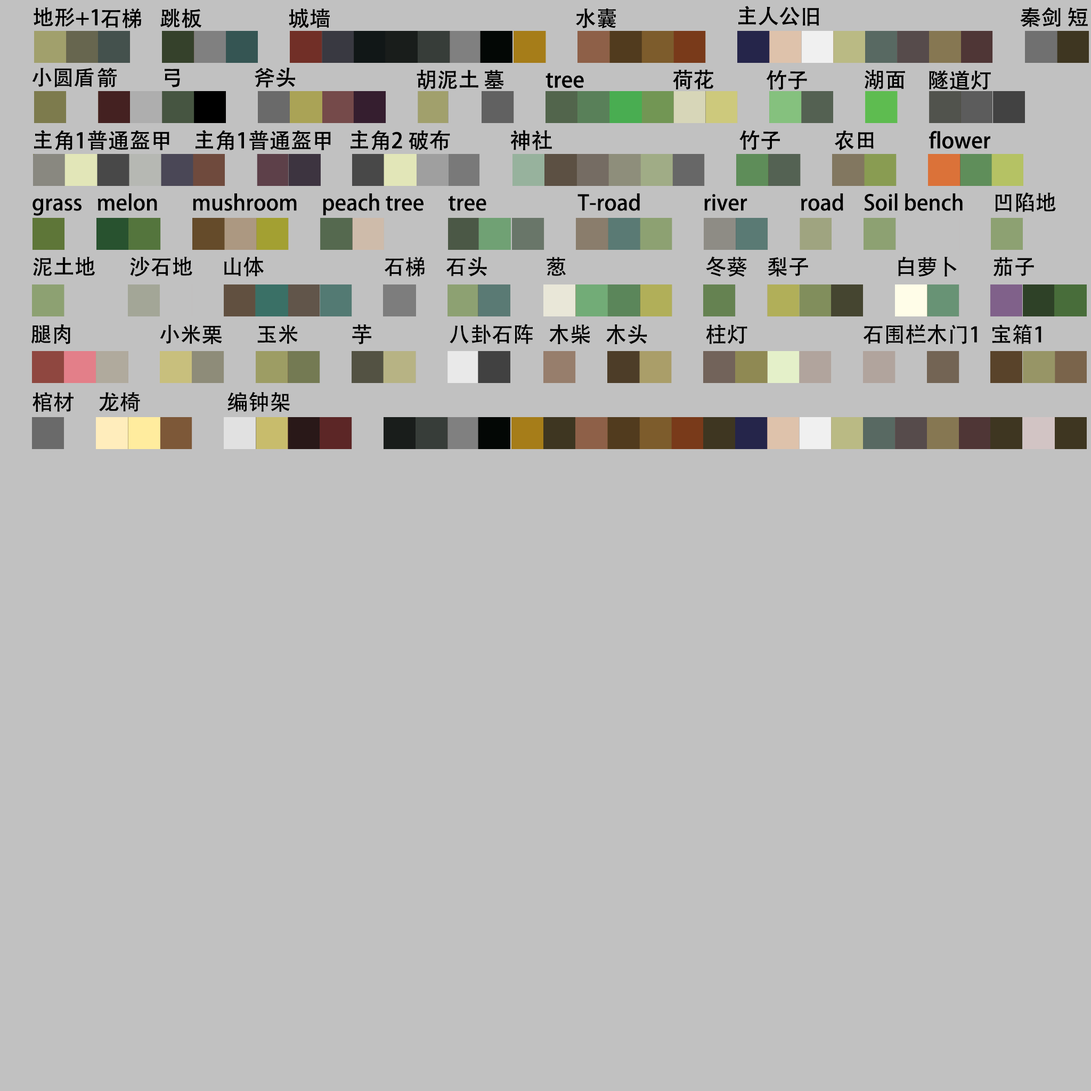
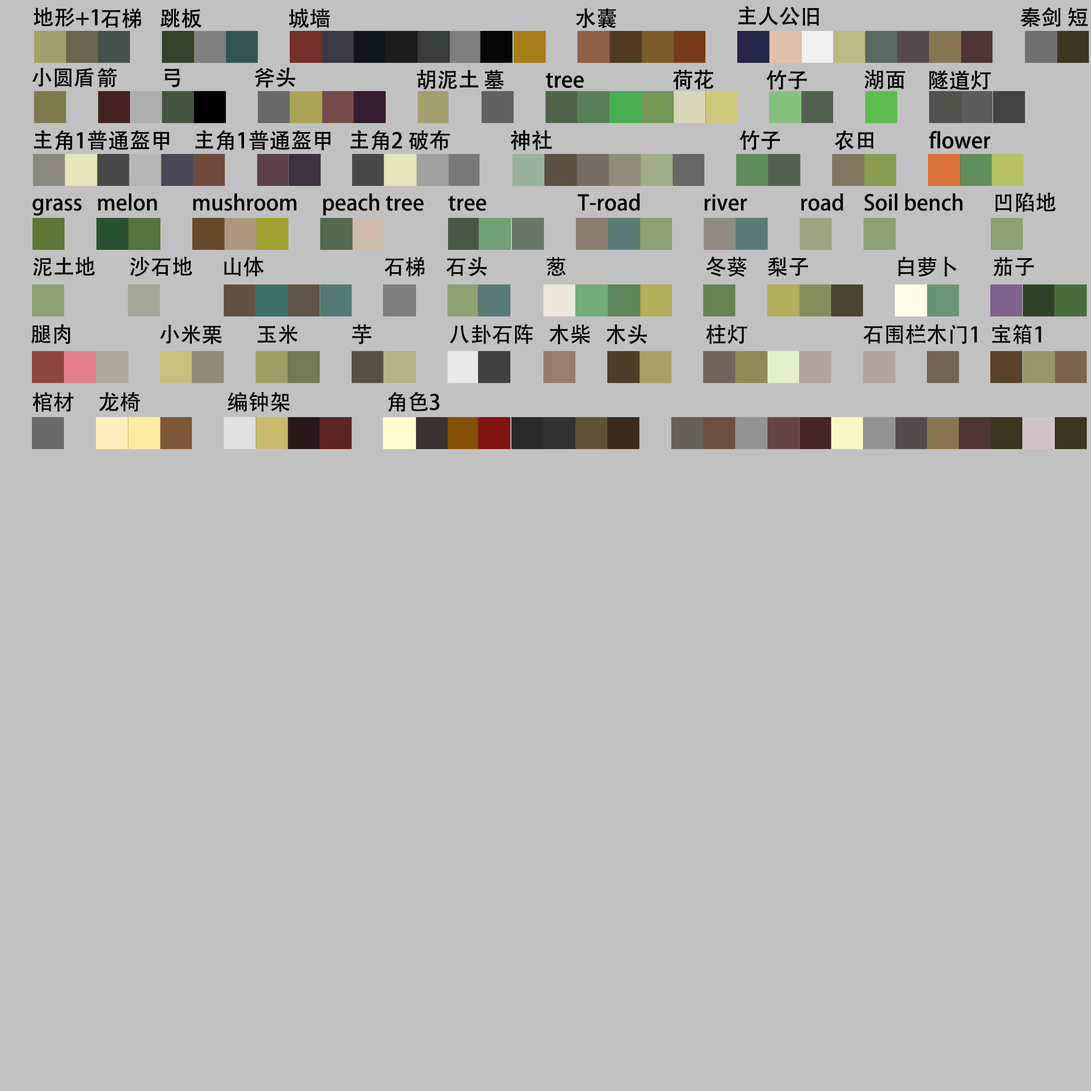
Comparing the layer stacks of the two 1091 x 1091 images. Changes:
painted on "文字7" over (120, 391, 440, 413)
painted on "颜色条 7" over (383, 417, 896, 450)
